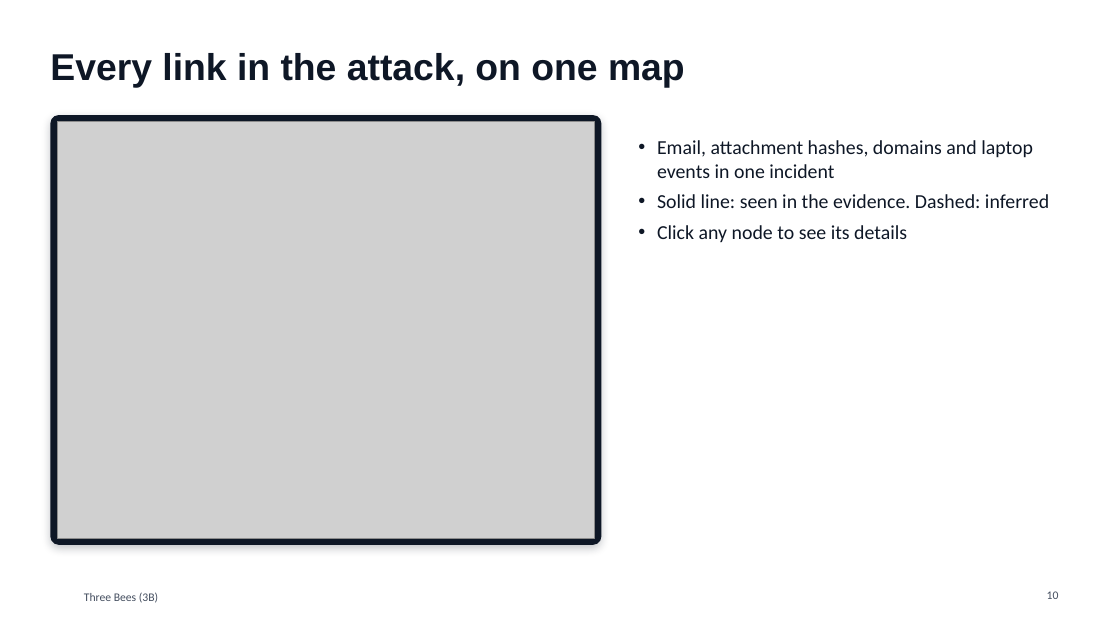
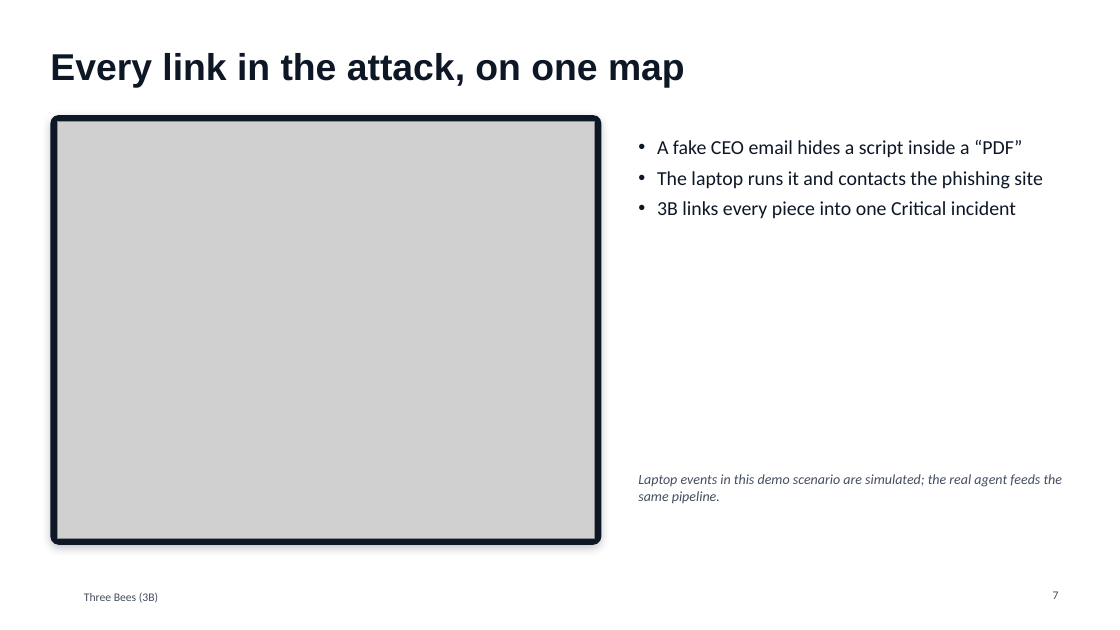
Before and after one commit to Mezx-1/three-bees, a slide deck: slide 7 of docs/presentation/ThreeBees_3B.pptx (slide 10 before the commit). Drawn at 1120x630 pixels with LibreOffice and Linux fonts; fonts in the diff are those of the drawing; grey boxes stand for pictures; background and template pictures are left out. Boxes give left, top, right and bottom in pixels: in the first picture for what was removed or moved away, otherwise in the second. Text is boxed around its words. In the diff, an @@ line names an element or a change of style, - is before the commit and + after.

```diff
--- a/docs/presentation/ThreeBees_3B.pptx
+++ b/docs/presentation/ThreeBees_3B.pptx
@@ text at (x1=657, y1=140, x2=1043, y2=219): text changed @@
-• Email, attachment hashes, domains and laptop events in one incident
-• Solid line: seen in the evidence. Dashed: inferred
-• Click any node to see its details
+• A fake CEO email hides a script inside a “PDF”
+• The laptop runs it and contacts the phishing site
+• 3B links every piece into one Critical incident
@@ text added at (x1=638, y1=474, x2=1063, y2=504), 12 pt, text #444E5F, italic @@
+Laptop events in this demo scenario are simulated; the real agent feeds the same pipeline.
@@ page number at (x1=1053, y1=591, x2=1059, y2=599): text changed @@
-10
+7
```
Also in this commit, not shown: 2 slides added, 9 slides removed.
